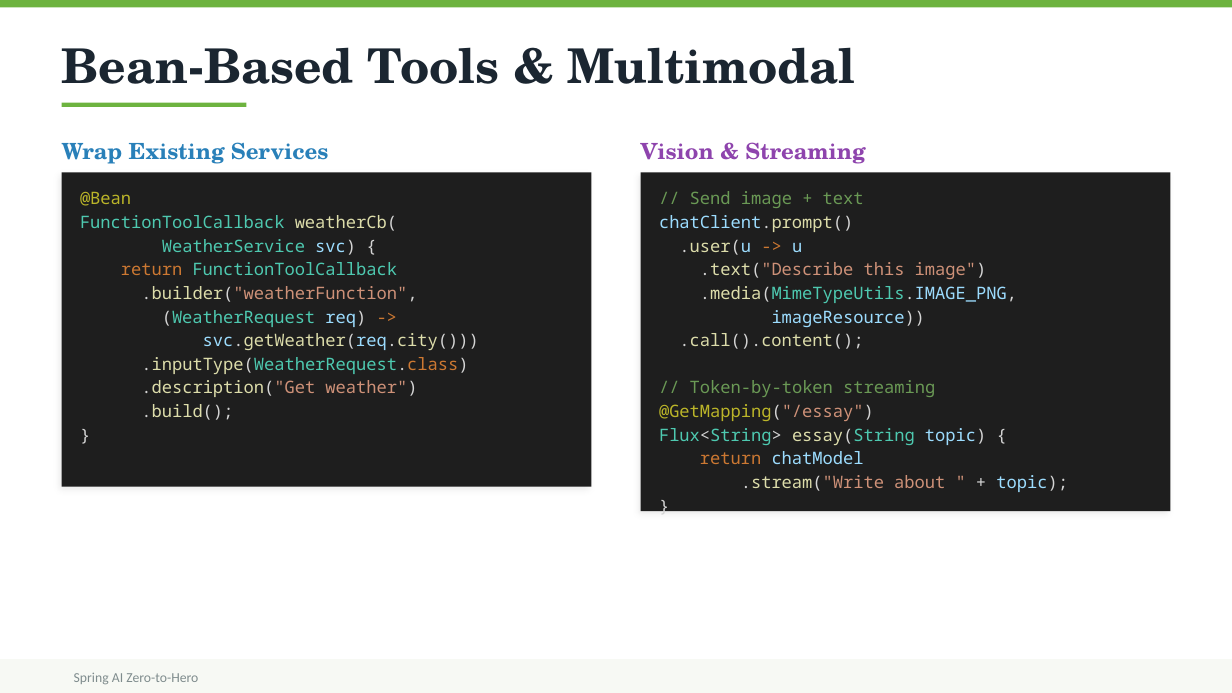
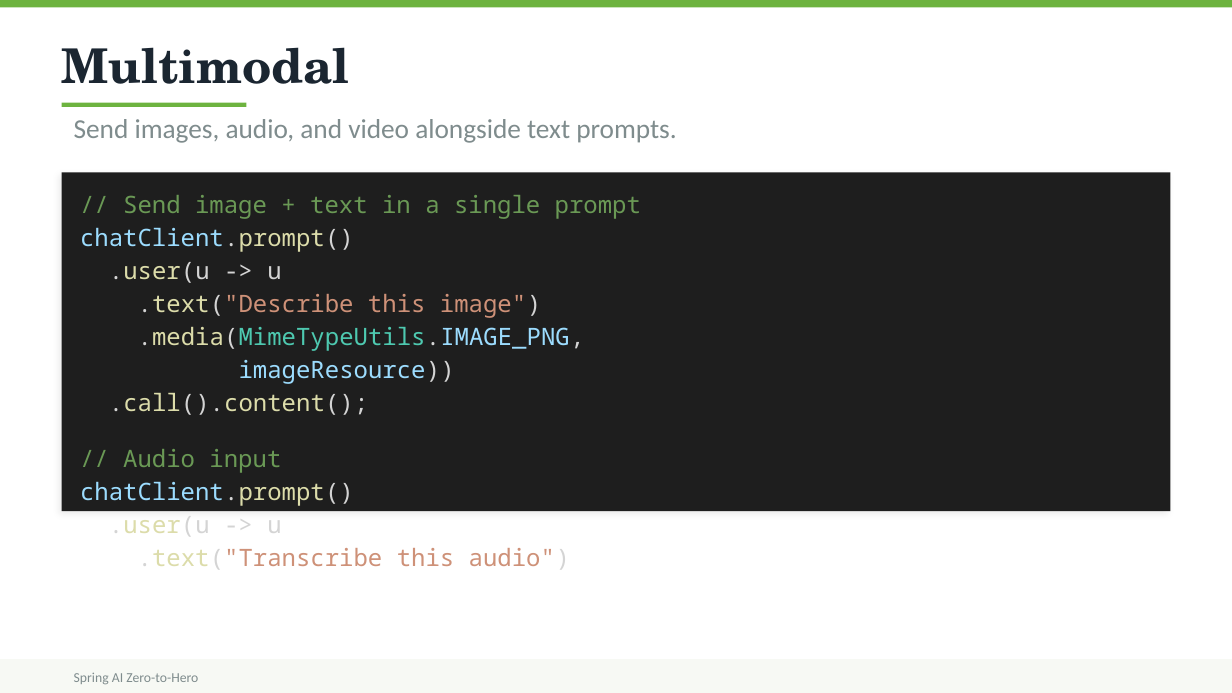
Before and after one commit to dcaron/spring-ai-zero-to-hero2, a slide deck: slide 43 of ai-content/spring-ai-workshop.pptx (slide 35 before the commit). Drawn at 1232x693 pixels with LibreOffice and Linux fonts; fonts in the diff are those of the drawing. Boxes give left, top, right and bottom in pixels: in the first picture for what was removed or moved away, otherwise in the second. Text is boxed around its words. In the diff, an @@ line names an element or a change of style, - is before the commit and + after.

```diff
--- a/ai-content/spring-ai-workshop.pptx
+++ b/ai-content/spring-ai-workshop.pptx
@@ text at (x1=62, y1=47, x2=350, y2=84): text changed @@
-Bean-Based Tools & Multimodal
+Multimodal
@@ text added at (x1=74, y1=119, x2=676, y2=143), 16 pt, text #7F8C8D @@
+Send images, audio, and video alongside text prompts.
@@ text removed at (x1=62, y1=142, x2=329, y2=164) @@
-Wrap Existing Services
@@ text removed at (x1=641, y1=142, x2=865, y2=164) @@
-Vision & Streaming
@@ rectangle resized from (x1=641, y1=172, x2=1170, y2=511) to (x1=62, y1=172, x2=1170, y2=511) @@
@@ rectangle removed at (x1=62, y1=172, x2=591, y2=487) @@
@@ text "// Send image + text ..." moved from (x1=659, y1=191, x2=1068, y2=492) to (x1=80, y1=195, x2=641, y2=569) @@
@@ text removed at (x1=80, y1=192, x2=479, y2=420) @@
-@Bean
-FunctionToolCallback weatherCb(
-WeatherService svc) {
-return FunctionToolCallback
-.builder("weatherFunction",
-(WeatherRequest req) ->
-svc.getWeather(req.city()))
-.inputType(WeatherRequest.class)
-.description("Get weather")
-.build();
-}
@@ text at (x1=123, y1=195, x2=641, y2=219): text changed; size 10 to 14 pt @@
-// Send image + text
+// Send image + text in a single prompt
@@ text at (x1=80, y1=227, x2=585, y2=415): size 10 to 14 pt in "chatClient.prompt()", ".user(u -> u", ".text("Describe this image")", ".media(MimeTypeUtils.IMAGE_PNG," and 2 more places; text colour #9CDCFE to #D4D4D4 in ".user(u u"; text colour #CC7832 to #D4D4D4 in "->" @@
@@ text at (x1=80, y1=449, x2=570, y2=569): text changed; size 10 to 14 pt; text colour #6A9955 to #CE9178 @@
-// Token-by-token streaming
-@GetMapping("/essay")
-Flux<String> essay(String topic) {
-return chatModel
-.stream("Write about " + topic);
-}
+// Audio input
+chatClient.prompt()
+.user(u -> u
+.text("Transcribe this audio")
```
Also in this commit, not shown: 7 other slides changed, 10 slides added, 3 slides removed, 13 other files.
